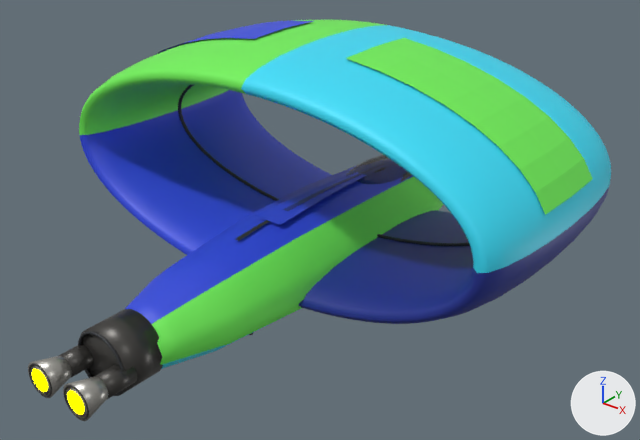
A saved change to the glTF model ThoriumGap_JS/models/Ship_Hooper_302864.glb.
The view is the same before and after, from a 50 mm lens placed at (5.4, -6.9, 4.41), pointed at (0.25, -0.47, 0.42). The axes (+X, +Y, +Z) are drawn at lower right. The lights are the same throughout. The older version comes first. Where no turn or scale is listed for an object, it has been applied to the vertices.

Names of what the first picture shows: 'CanopyGlass_LowForwardPodDome', 'EngineBell_Left_AftHullBurnishedNozzle', 'EngineBell_Right_AftHullBurnishedNozzle', 'EngineBlock_AftHullIntegratedMountPlate', 'EngineEmitter', 'EngineThroat_Left_AftHullDarkSocket', 'EngineThroat_Right_AftHullDarkSocket', 'Fuselage_MainCenteredHull_CenterOfMassAtOrigin', 'Hoop_InnerLip_DarkInsetRing', 'Hoop_MainStructuralRing_YAxisHole_ElongatedY_LowerMidpointAtOrigin', 'PaintFuselage_DorsalPrimaryBlade', 'PaintHoopQuadrant_01_InsetPanel', 'PaintHoopQuadrant_02_InsetPanel' and 5 more.
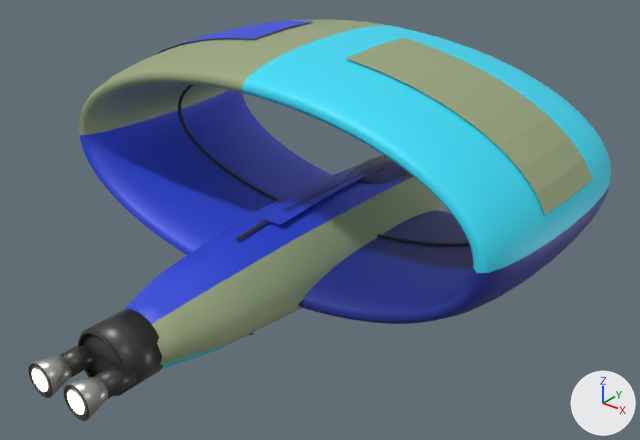
Changed parts and their boxes (x1, y1, x2, y2) in the pictures (640 x 440 px):
'Hoop_MainStructuralRing_YAxisHole_ElongatedY_LowerMidpointAtOrigin', recoloured
    both: (79, 20, 595, 308)
'Fuselage_MainCenteredHull_CenterOfMassAtOrigin', recoloured (green to greyish green)
    both: (149, 175, 443, 367)
'PaintHoopQuadrant_01_InsetPanel', recoloured (green to greyish green)
    both: (346, 38, 593, 215)
'EngineEmitter', recoloured (yellow to beige)
    both: (32, 369, 84, 415)

Diff of the bpy script that builds the scene:
```diff
--- a/ThoriumGap_JS/models/Ship_Hooper_302864.glb.py
+++ b/ThoriumGap_JS/models/Ship_Hooper_302864.glb.py
@@ mat_engineglow @@
 mat_engineglow.roughness = 1.0
-mat_engineglow.emission_color = (1.0, 1.0, 0.0)  # yellow #ffff00
+mat_engineglow.emission_color = (0.62, 0.57, 0.4)  # beige #cec7aa
 mat_engineglow.emission_strength = 5.0
@@ mat_ship_hoopfamily_widegate_panel_quadrants_redandwhitecheckered_seed302864_hull_panel_redandwhitecheckered @@
 mat_ship_hoopfamily_widegate_panel_quadrants_redandwhitecheckered_seed302864_hull_panel_redandwhitecheckered = principled_material('Ship_HoopFamily_WideGate_panel_quadrants_RedAndWhiteCheckered_Seed302864_Hull_Panel_RedAndWhiteCheckered')
-mat_ship_hoopfamily_widegate_panel_quadrants_redandwhitecheckered_seed302864_hull_panel_redandwhitecheckered.base_color = (0.171, 0.896, 0.0999)  # green #73f359
+mat_ship_hoopfamily_widegate_panel_quadrants_redandwhitecheckered_seed302864_hull_panel_redandwhitecheckered.base_color = (0.33, 0.4, 0.22)  # greyish green #9baa81
 mat_ship_hoopfamily_widegate_panel_quadrants_redandwhitecheckered_seed302864_hull_panel_redandwhitecheckered.metallic = 0.05
```
